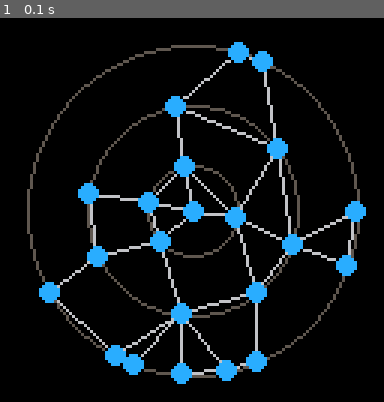
Above: before the commit, frame 1.
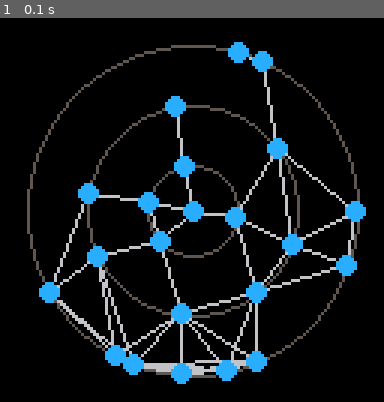
Above: after the commit, the same moment.

Repository: vitaminabcd/picorion
Game: PICO-8 cartridge map.p8
Same seed, same stepped clock (60 frames per second), same inputs: the game is played once before the commit and once after it.
Inputs:
- Up to frame 1 (0.1 s): no input

The runs differ from the first frame. In frame 1, 1.9% of the frame differs, in the area x 14-91%, y 10-93%.

Commit message:
better connecting algo

Diff:
--- a/map.p8
+++ b/map.p8
@@ -11,6 +11,7 @@
 center = 64
 orbits = {0, 15, 35, 55}
 min_planet_distance = 7
+origin = nil
 
 function _init()
   -- createPlanets
@@ -18,8 +19,10 @@
     local num_planets = o == 1 and 1 or rnd(o) + o * 2
     for p=1,num_planets do create_planet(orbits[o], o) end
   end
+  origin = planets[1]
 
   -- createConnections
+  origin.connected = true
   foreach(planets, connect_planet)
 end
 
@@ -69,6 +72,7 @@
     x = x,
     y = y,
     orbit = orbit,
+    connected = false,
     neighbors = {}
   }
   add(planets, planet)
@@ -89,41 +93,29 @@
 end
 
 function connect_planet(planet)
-  -- connect with closest neighbor
-  -- connect with closest lower orbit
-  -- might be able to save some tokens by putting this in the same
-  -- loop as in 'validate_planet'
-  -- but that would draw worse connections
-
-  -- find neighbors
-  local same_neighbor, lower_neighbor
-  local same_dist, lower_dist = 1000, 1000
-  if planet.orbit == 1 then return end
+  -- recursively connect all planets with the origin planet
+  --
+  -- just keep connecting planets with their neighbors until
+  -- you reach a planet that is already connected
+  -- note that the origin planet starts out 'connected'
+  if planet.connected then return true end
+  local closest_neighbor
+  local closest_dist = 1000
   for neighbor in all(planets) do
-    local dist = distance(neighbor.x, neighbor.y, planet.x, planet.y)
-    if dist ~= 0 then -- dont consider yourself your closest neighbor
-      if neighbor.orbit == planet.orbit and dist < same_dist then
-        same_dist = dist
-        same_neighbor = neighbor
-      elseif neighbor.orbit == (planet.orbit - 1) and dist < lower_dist then
-        lower_dist = dist
-        lower_neighbor = neighbor
-      end
-    end
+   local dist = distance(neighbor.x, neighbor.y, planet.x, planet.y)
+    -- dont connect planet with itself, or any neighbor connected to
+   if dist ~= 0 and indexOf(planet.neighbors, neighbor) == -1 then
+     if dist < closest_dist then
+       closest_dist = dist
+       closest_neighbor = neighbor
+     end
+   end
   end
 
-  -- make connections
-  connect_planets(same_neighbor, planet)
-  connect_planets(planet, same_neighbor)
+ add(planet.neighbors, closest_neighbor)
+ add(closest_neighbor.neighbors, planet)
 
-  connect_planets(lower_neighbor, planet)
-  connect_planets(planet, lower_neighbor)
-end
-
-function connect_planets(planet, neighbor)
-  if(indexOf(planet.neighbors, neighbor) == -1) then
-   add(planet.neighbors, neighbor)
-  end
+ planet.connected = connect_planet(closest_neighbor)
 end
 
 -- math functions
